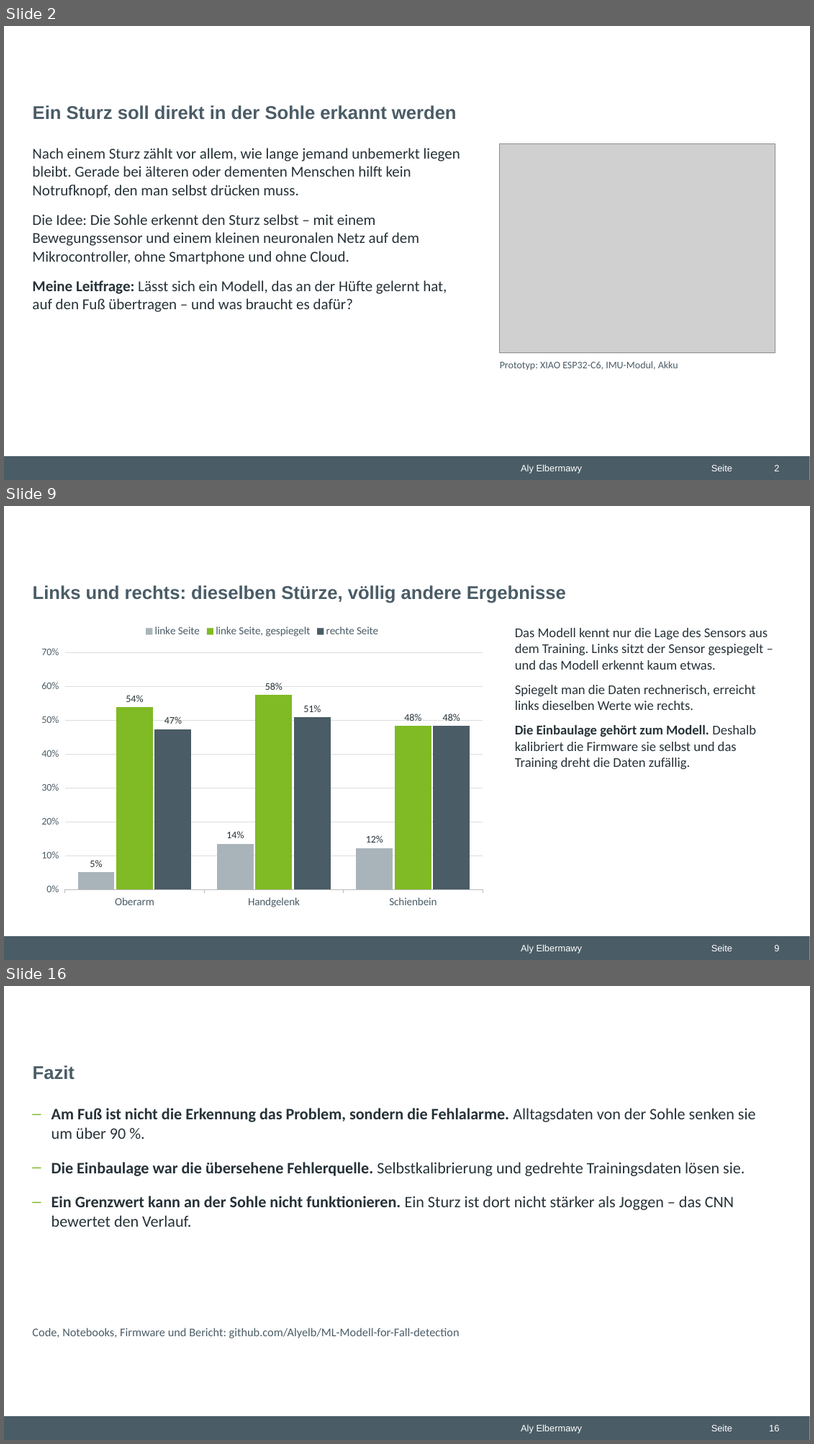
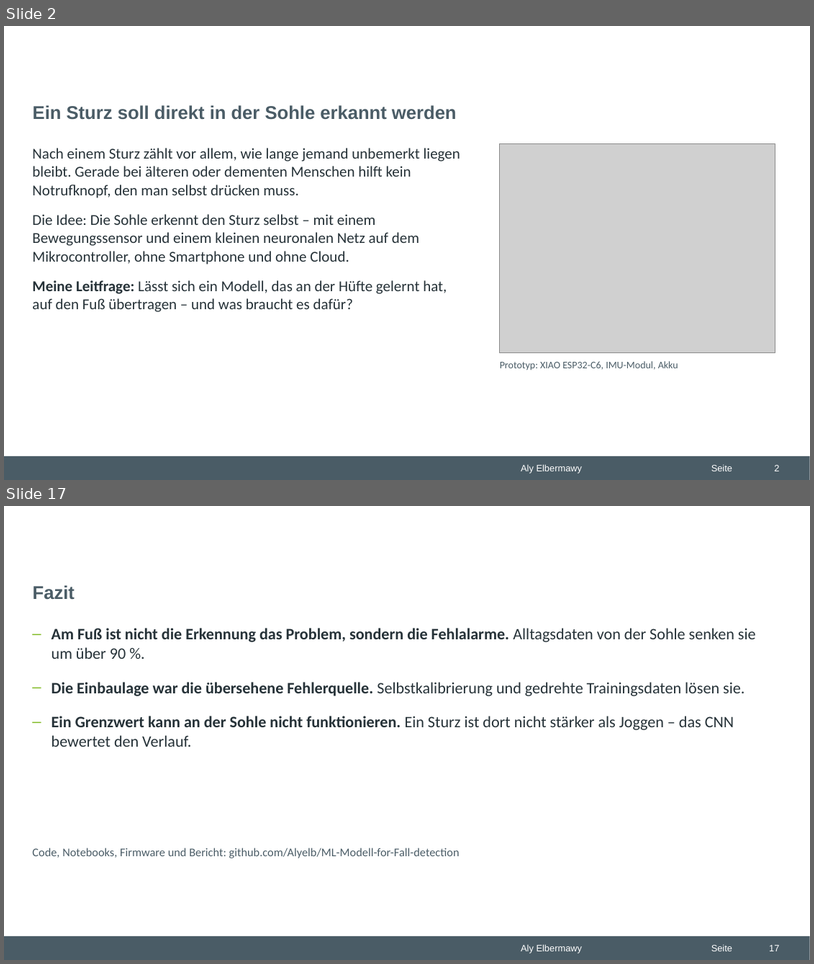
Before and after one commit to Alyelb/ML-Modell-for-Fall-detection, a slide deck: praesentation/2_Projekt_Sturzerkennung.pptx. Shown one above the other, each under a label of ours: slides 2, 9 and 16 before the commit, slides 2 and 17 after it; the slides between them are not shown. The pictures are 814x1444 and 814x964 pixels, drawn with LibreOffice and Linux fonts; fonts in the diff are those of the drawing; grey boxes stand for pictures; background and template pictures are left out. Boxes give left, top, right and bottom in pixels: in the first picture for what was removed or moved away, otherwise in the second. Text is boxed around its words. In the diff, an @@ line names an element or a change of style, - is before the commit and + after.

```diff
--- a/praesentation/2_Projekt_Sturzerkennung.pptx
+++ b/praesentation/2_Projekt_Sturzerkennung.pptx
@@ slide 9 removed at bbox=[4, 506, 810, 960], background #FFFFFF; not listed: 3 template elements that a slide beside it also shows @@
@@ title removed at bbox=[33, 585, 566, 603] @@
-Links und rechts: dieselben Stürze, völlig andere Ergebnisse
@@ column chart removed at bbox=[32, 618, 492, 914] @@
-categories: Oberarm, Handgelenk, Schienbein
-linke Seite: 5, 14, 12
-linke Seite, gespiegelt: 54, 58, 48
-rechte Seite: 47, 51, 48
@@ text removed at bbox=[515, 628, 768, 769] @@
-Das Modell kennt nur die Lage des Sensors aus dem Training. Links sitzt der Sensor gespiegelt – und das Modell erkennt kaum etwas.
-Spiegelt man die Daten rechnerisch, erreicht links dieselben Werte wie rechts.
-Die Einbaulage gehört zum Modell. Deshalb kalibriert die Firmware sie selbst und das Training dreht die Daten zufällig.
@@ page number removed at bbox=[774, 944, 779, 951] @@
-9
@@ what was slide 16 is now slide 17 @@
@@ page number at bbox=[769, 944, 779, 951]: text changed @@
-16
+17
```
Also in this commit, not shown: 3 slides changed, 11 slides added, 9 other slides removed, 3 other files.
